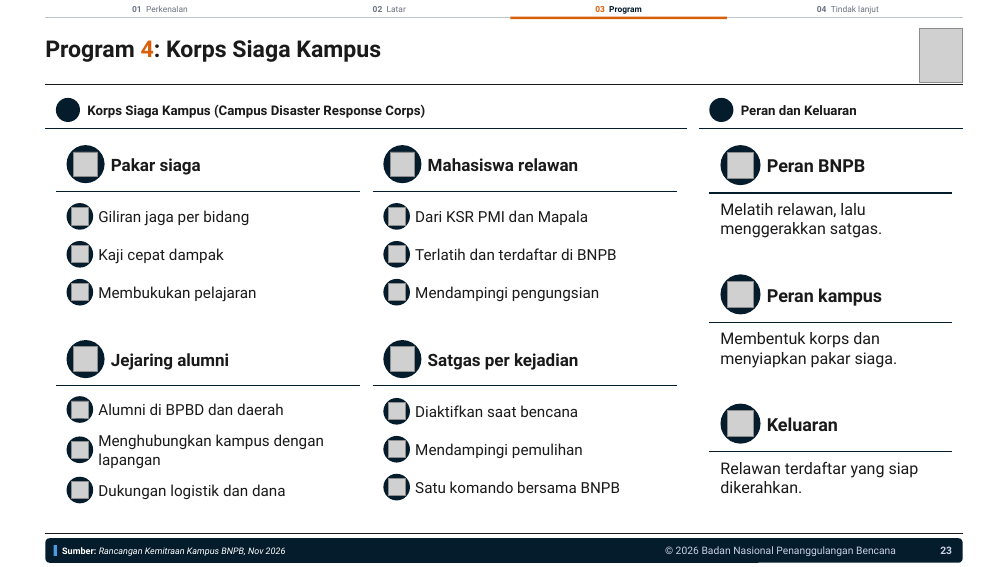
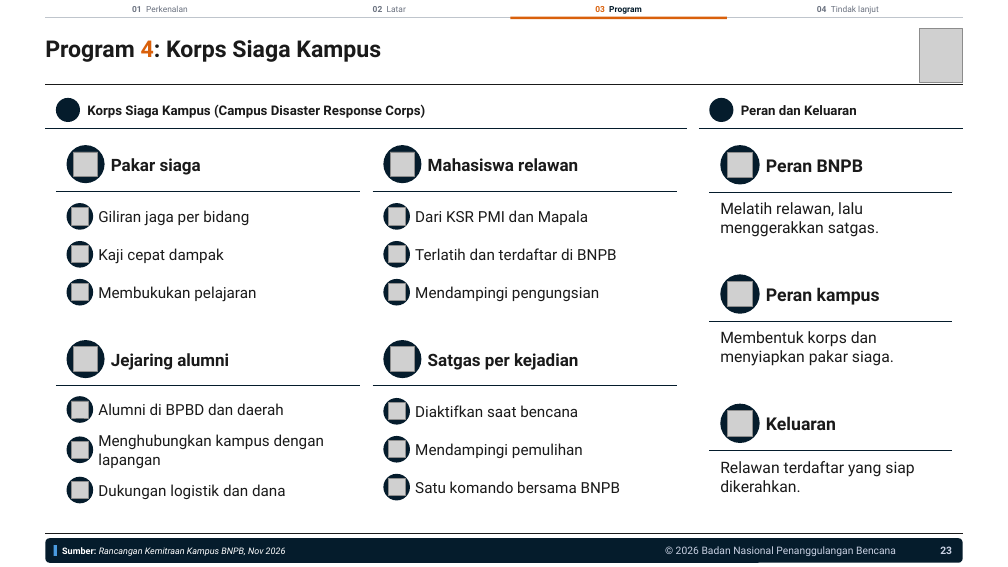
Before and after one commit to terasurbannetwork/poskokarhutla, a slide deck: slide 23 of data/kegiatan-bnpb/kunjungan-kampus/UMY/Paparan Kerja Sama BNPB dengan UMY 041126.pptx. Drawn at 1008x567 pixels with LibreOffice and Linux fonts; fonts in the diff are those of the drawing; grey boxes stand for pictures; background and template pictures are left out. Boxes give left, top, right and bottom in pixels: in the first picture for what was removed or moved away, otherwise in the second. Text is boxed around its words. In the diff, an @@ line names an element or a change of style, - is before the commit and + after.

```diff
--- a/data/kegiatan-bnpb/kunjungan-kampus/UMY/Paparan Kerja Sama BNPB dengan UMY 041126.pptx
+++ b/data/kegiatan-bnpb/kunjungan-kampus/UMY/Paparan Kerja Sama BNPB dengan UMY 041126.pptx
@@ size 17.1 to 16.8 pt in 3 elements at (766, 416, 836, 430), (766, 159, 863, 172), (766, 287, 880, 305) @@
@@ size 15.2 to 15 pt in 3 elements at (720, 331, 894, 366), (720, 202, 879, 237), (720, 461, 914, 492) @@
```
Also in this commit, not shown: 14 other slides changed, 1 slide added, 1 slide removed, 10 other files.
